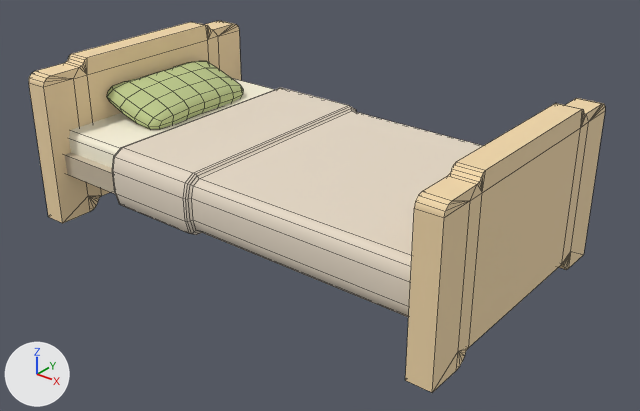
The FBX model Assets/Models/Objects/Room/Bedroom/bed/bed.fbx: old version first, new version second.
Camera for both pictures: a camera (50 mm lens) standing at (2.99, -3.59, 2.45) and looking at (0.14, -0.03, 0.25). Every picture has the same lights, and +X, +Y and +Z are marked at lower left. Mesh edges are drawn as thin lines. Where no turn or scale is listed for an object, it has been applied to the vertices.

Before the edit, the objects in view are built like this:
```python
me_mesh = bpy.data.meshes.new('Mesh')
me_mesh.from_pydata(...)  # 375 vertices, 391 faces; spans x -1.39..1.39, y -0.8..0.8, z 0.0..0.96
# faces by material slot: [214, 95, 5, 3, 74]
me_mesh.materials.append(mat_wood_1)  # beige #f3d8aa
me_mesh.materials.append(mat_fabric_1)  # white #e8dbc8
me_mesh.materials.append(mat_fabric_2)  # white #fcf6df
me_mesh.materials.append(mat_wood_2)  # beige #cabca4
me_mesh.materials.append(mat_fabric_3)  # green #c1cf8f
ob_bed = bpy.data.objects.new('bed', me_mesh)
ob_bed.location = (0.0, 0.0, 0.0)
```
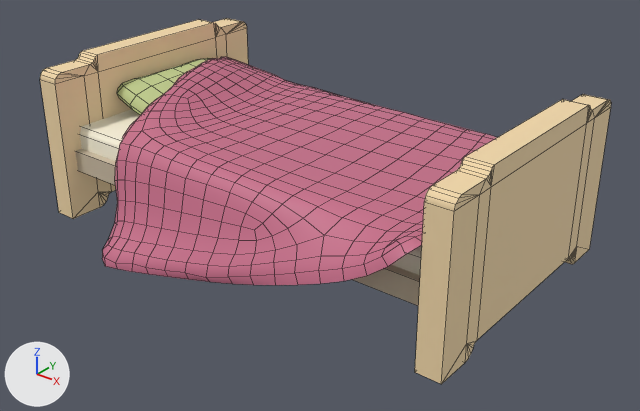
Edits to the scene script, one JSON object a line:
```json
{"op": "add", "block": "mat_purple", "code": ["mat_purple = principled_material('purple')", "mat_purple.base_color = (0.576, 0.159, 0.256)  # pink #c86f8a"]}
{"block": "me_mesh", "where": "# used by ob_bed; location = (0.0, 0.0, 0.0)"}
{"op": "remove", "block": "me_mesh", "code": "me_mesh.from_pydata(...)  # 375 vertices, 391 faces; spans x -1.39..1.39, y -0.8..0.8, z 0.0..0.96"}
{"op": "add", "block": "me_mesh", "code": "me_mesh.from_pydata(...)  # 866 vertices, 856 faces; spans x -1.39..1.39, y -0.97..0.97, z -0.01..0.96"}
{"block": "me_mesh", "change": "me_mesh part 1: the loose piece of 80 vertices spanning x 1.25..1.39, y -0.8..0.8, z 0.0..0.96 is moved by (0.0, 0.08, 0.0)"}
{"block": "me_mesh", "change": "me_mesh part 2: the loose piece of 80 vertices spanning x -1.39..-1.25, y -0.8..0.8, z 0.0..0.96 is moved by (0.0, 0.08, 0.0)"}
{"block": "me_mesh", "change": "me_mesh part 3: the loose piece of 8 vertices spanning x -1.27..-0.66, y -0.73..0.73, z 0.3..0.43 is scaled about its middle by (4.19, 1, 1), then moved by (0.97, 0.08, 0.0)"}
{"block": "me_mesh", "change": "me_mesh part 4: the loose piece of 12 vertices spanning x -1.29..-0.68, y -0.68..0.68, z 0.41..0.56 is scaled about its middle by (4.23, 1, 1), then moved by (0.98, 0.08, 0.0)"}
{"block": "me_mesh", "change": "me_mesh part 5: the loose piece of 86 vertices spanning x -1.26..-0.82, y -0.41..0.46, z 0.55..0.78 is moved by (0.0, 0.08, 0.0)"}
{"block": "me_mesh", "change": "me_mesh part 6: the loose piece of 109 vertices spanning x -0.79..1.26, y -0.76..0.76, z 0.23..0.58 is rebuilt with 600 vertices and now spans x -1.22..1.25, y -0.97..0.97, z -0.01..0.79, in mat_purple (pink #c86f8a)"}
{"op": "remove", "block": "me_mesh", "code": "me_mesh.materials.append(mat_fabric_1)  # white #e8dbc8"}
{"op": "add", "block": "me_mesh", "code": "me_mesh.materials.append(mat_purple)  # pink #c86f8a"}
```

Pixel boxes [x1, y1, x2, y2] of what changed, in the pictures (640 x 411 px; the box of a moved part takes in the faces that stretch with it):
```json
{"object": "bed", "change": "reshaped", "before": [29, 21, 605, 392], "after": [40, 18, 611, 384]}
{"part": 1, "of": "me_mesh", "change": "moved or reshaped", "before": [405, 98, 605, 392], "after": [415, 94, 611, 384]}
{"part": 2, "of": "me_mesh", "change": "moved or reshaped", "before": [29, 21, 241, 223], "after": [40, 18, 248, 219]}
{"part": 3, "of": "me_mesh", "change": "moved or reshaped", "before": [65, 153, 115, 194], "after": [75, 149, 420, 306]}
{"part": 4, "of": "me_mesh", "change": "moved or reshaped", "before": [69, 78, 275, 168], "after": [80, 109, 422, 275]}
{"part": 5, "of": "me_mesh", "change": "moved or reshaped", "before": [107, 61, 243, 129], "after": [117, 58, 210, 115]}
{"part": 6, "of": "me_mesh", "change": "rebuilt", "before": [112, 88, 483, 317], "after": [102, 57, 497, 285]}
```
